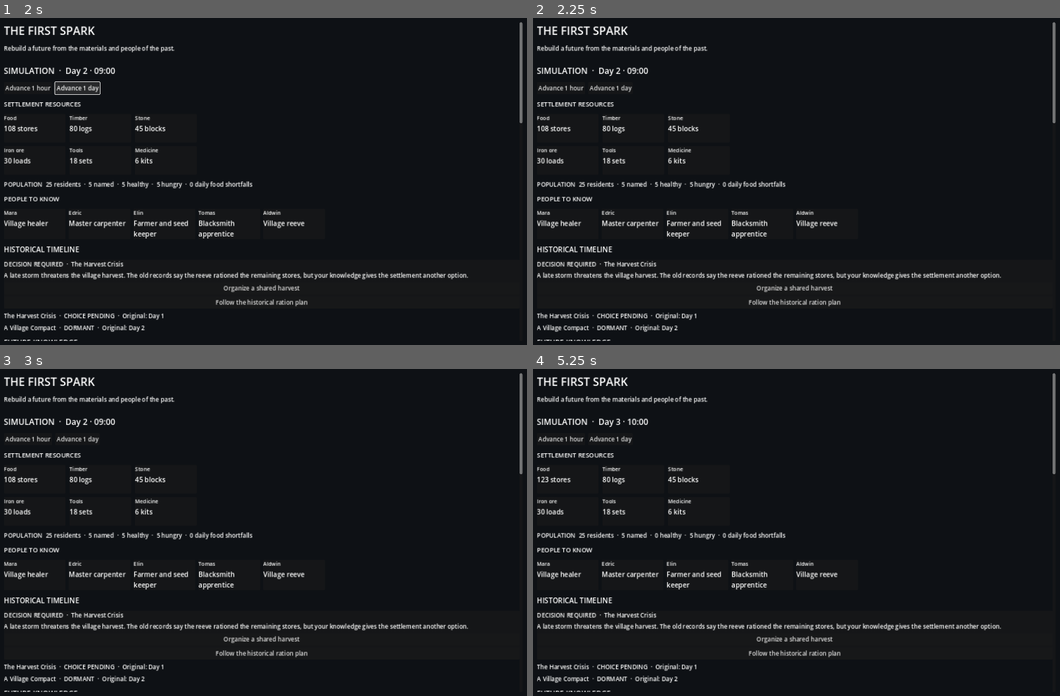
Above: before the commit, frames 1-4 (two rows, left to right).
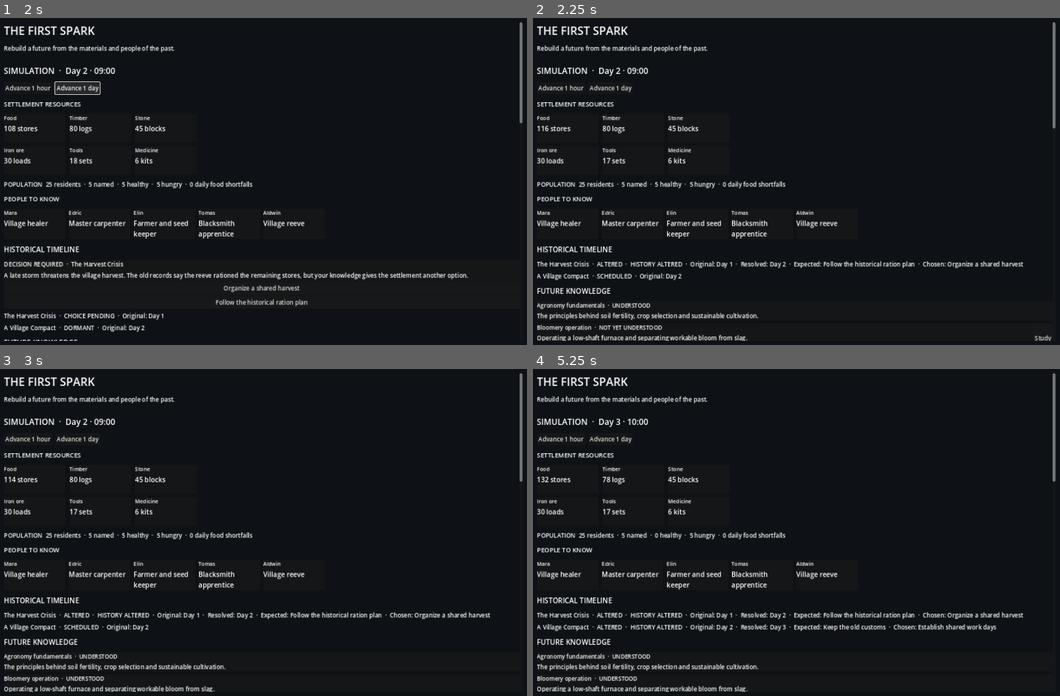
Above: after the commit, the same moments.

Repository: Zxaidman/ECHOES-OF-TOMORROW
Game: Godot game, scene res://scenes/main.tscn
Two runs of this game, one before a commit and one after it. Both use one fixed random seed, a clock stepped at 60 frames per second and the inputs below.
Inputs (mouse positions are in pixels of both pictures, inside the frame that each line leads up to):
- Up to frame 1 (2 s): click "Advance 1 hour" at 0.5 s; click "Advance 1 day" at 1.25 s
- Up to frame 2 (2.25 s): click "Organize a shared harvest" at 2 s
- Up to frame 3 (3 s): click (511, 689) at 2.75 s, where only the run after the commit has a clickable "Study"
- Up to frame 4 (5.25 s): click "Advance 1 hour" at 3.5 s; click "Advance 1 day" at 4.25 s; click (796, 640) at 5 s, where only the run after the commit has a clickable "Establish shared work days"

Frame 1 is identical in both runs. In frame 2, 4.2% of the frame differs, in the area x 0-100%, y 31-99%; in frame 3, 4.1%; in frame 4, 4.2%.

Commit message:
fix: normalize historical relationship values

Diff:
--- a/game/domain/simulation/historical_timeline.gd
+++ b/game/domain/simulation/historical_timeline.gd
@@ -121,7 +121,7 @@
 			return {"ok":false,"error":"Historical choice repeats a relationship update"}
 		updated_pairs[pair_id] = true
 		for dimension: String in ["trust","cooperation","conflict"]:
-			if update.has(dimension) and (typeof(update[dimension]) != TYPE_INT or int(update[dimension]) < -100 or int(update[dimension]) > 100):
+			if update.has(dimension) and (not _is_integral_number(update[dimension]) or int(update[dimension]) < -100 or int(update[dimension]) > 100):
 				return {"ok":false,"error":"Historical relationship change is outside its bounds"}
 	var memory_specs: Array = selected.get("memories",[])
 	for memory_spec: Variant in memory_specs:
